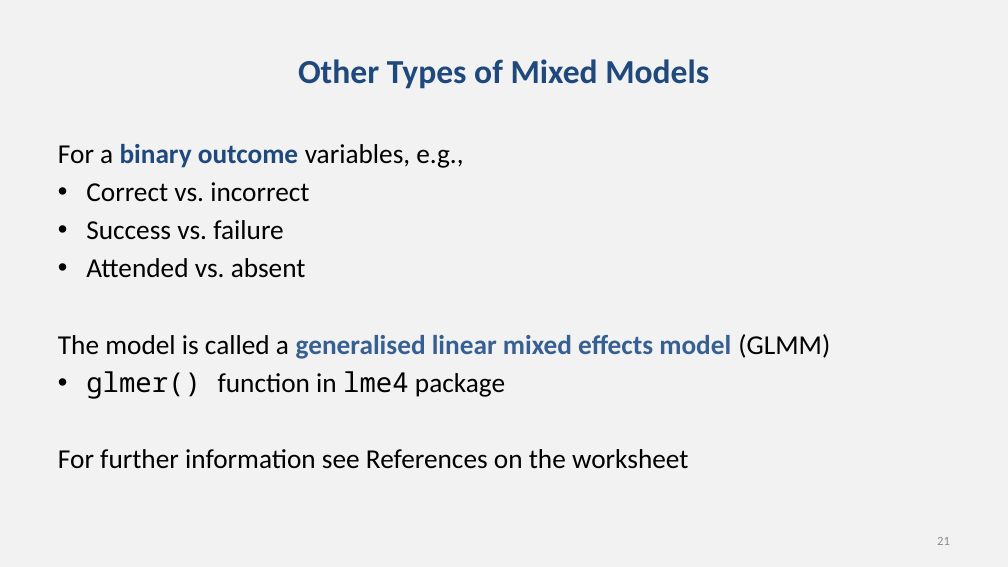
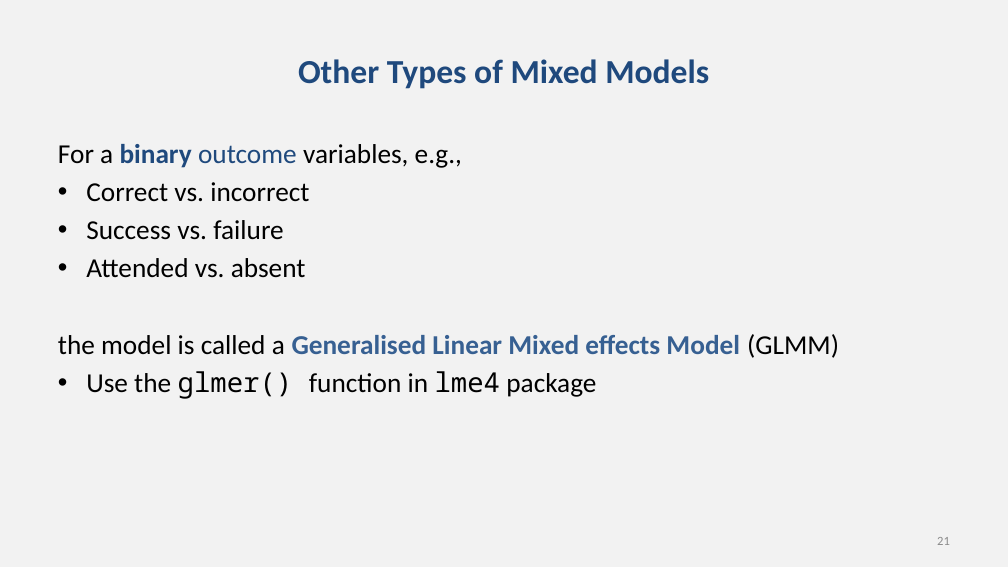
Before and after one commit to chrisjberry/datafluencyCB, a slide deck: slide 21 of docs/slides/PSYC761_L8_MixedModels.pptx. Drawn at 1008x567 pixels with LibreOffice and Linux fonts; fonts in the diff are those of the drawing. Boxes give left, top, right and bottom in pixels: in the first picture for what was removed or moved away, otherwise in the second. Text is boxed around its words. In the diff, an @@ line names an element or a change of style, - is before the commit and + after.

```diff
--- a/docs/slides/PSYC761_L8_MixedModels.pptx
+++ b/docs/slides/PSYC761_L8_MixedModels.pptx
@@ text at (58,144,462,168): bold off in "outcome" @@
@@ text at (58,334,839,399): text changed @@
-The model is called a generalised linear mixed effects model (GLMM)
-• glmer() function in lme4 package
-For further information see References on the worksheet
+the model is called a Generalised Linear Mixed effects Model (GLMM)
+• Use the glmer() function in lme4 package
```
Also in this commit, not shown: 20 other slides changed.
